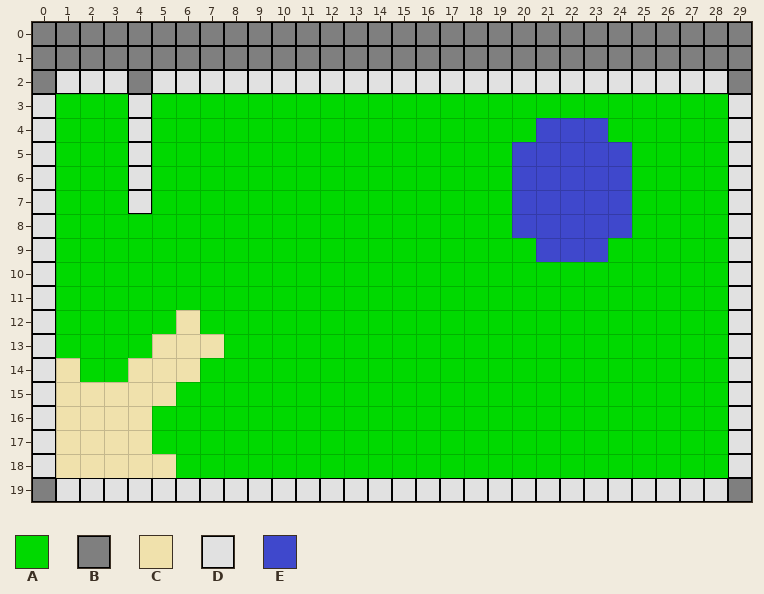
Tiled map (JSON): public/assets/maps/sandbox.json. The picture above was drawn from the file before the commit.
Cells are 32x32 px. Shown: x 0..29, y 0..19.
Key: from "Ground": A 0; from "Inactive_Wall": B 0; from "Sand": C 0; from "Wall": D 0; from "Water": E 0 "water".
_ is an empty cell, # one hidden under a higher layer.
Layer "Ground_Layer" before, first column x 0:
 0 ##############################
 1 ##############################
 2 ##############################
 3 #AAA#AAAAAAAAAAAAAAAAAAAAAAAA#
 4 #AAA#AAAAAAAAAAAAAAAAEEEAAAAA#
 5 #AAA#AAAAAAAAAAAAAAAEEEEEAAAA#
 6 #AAA#AAAAAAAAAAAAAAAEEEEEAAAA#
 7 #AAA#AAAAAAAAAAAAAAAEEEEEAAAA#
 8 #AAAAAAAAAAAAAAAAAAAEEEEEAAAA#
 9 #AAAAAAAAAAAAAAAAAAAAEEEAAAAA#
10 #AAAAAAAAAAAAAAAAAAAAAAAAAAAA#
11 #AAAAAAAAAAAAAAAAAAAAAAAAAAAA#
12 #AAAAACAAAAAAAAAAAAAAAAAAAAAA#
13 #AAAACCCAAAAAAAAAAAAAAAAAAAAA#
14 #CAACCCAAAAAAAAAAAAAAAAAAAAAA#
15 #CCCCCAAAAAAAAAAAAAAAAAAAAAAA#
16 #CCCCAAAAAAAAAAAAAAAAAAAAAAAA#
17 #CCCCAAAAAAAAAAAAAAAAAAAAAAAA#
18 #CCCCCAAAAAAAAAAAAAAAAAAAAAAA#
19 ##############################
Layer "Wall_Layer" before, first column x 0:
 0 BBBBBBBBBBBBBBBBBBBBBBBBBBBBBB
 1 BBBBBBBBBBBBBBBBBBBBBBBBBBBBBB
 2 BDDDBDDDDDDDDDDDDDDDDDDDDDDDDB
 3 D___D________________________D
 4 D___D________________________D
 5 D___D________________________D
 6 D___D________________________D
 7 D___D________________________D
 8 D____________________________D
 9 D____________________________D
10 D____________________________D
11 D____________________________D
12 D____________________________D
13 D____________________________D
14 D____________________________D
15 D____________________________D
16 D____________________________D
17 D____________________________D
18 D____________________________D
19 BDDDDDDDDDDDDDDDDDDDDDDDDDDDDB
After:
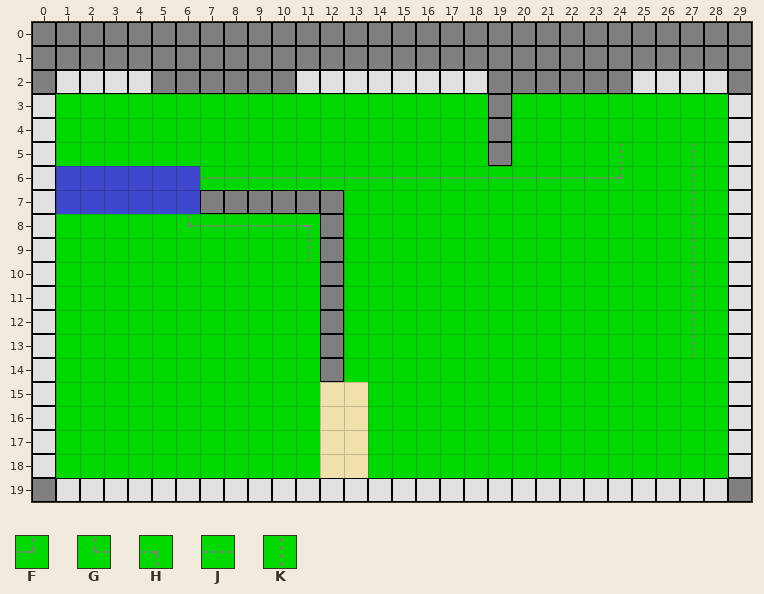
Further tiles: from "Ground_Line_Elbow": F 0 turned 180, G 0 turned 270, H 0 turned 90; from "Ground_Line_H": J 0; from "Ground_Line_V": K 0.
Difference:
Layer "Ground_Layer":
y 4: x 21..23 EEE -> AAA
y 5: x 20..24 EEEEE -> AAAAK; x 27 A -> K
y 6: x 1..24 AAA#AAAAAAAAAAAAAAAEEEEE -> EEEEEEJJJJJJJJJJJJJJJJJF; x 27 A -> K
y 7: x 1..6 AAA#AA -> EEEEEE; x 20..24 EEEEE -> AAAAA; x 27 A -> K
y 8: x 6..11 AAAAAA -> GJJJJH; x 20..24 EEEEE -> AAAAA; x 27 A -> K
y 9: x 11 A -> K; x 21..23 EEE -> AAA; x 27 A -> K
y 10..11: x 27 A -> K
y 12: x 6 C -> A; x 27 A -> K
y 13: x 5..7 CCC -> AAA; x 27 A -> K
y 14: x 1 C -> A; x 4..6 CCC -> AAA
y 15: x 1..5 CCCCC -> AAAAA; x 12..13 AA -> CC
y 16..17: x 1..4 CCCC -> AAAA; x 12..13 AA -> CC
y 18: x 1..5 CCCCC -> AAAAA; x 12..13 AA -> CC
Layer "Wall_Layer":
y 2: x 4..10 BDDDDDD -> DBBBBBB; x 19..24 DDDDDD -> BBBBBB
y 3..5: x 4 D -> _; x 19 _ -> B
y 6: x 4 D -> _
y 7: x 4 D -> _; x 7..12 ______ -> BBBBBB
y 8..14: x 12 _ -> B
Where, in picture pixels (left, top, right, bottom), the same in both pictures:
changed: (56, 71, 632, 478)
changed: (691, 143, 693, 357)
